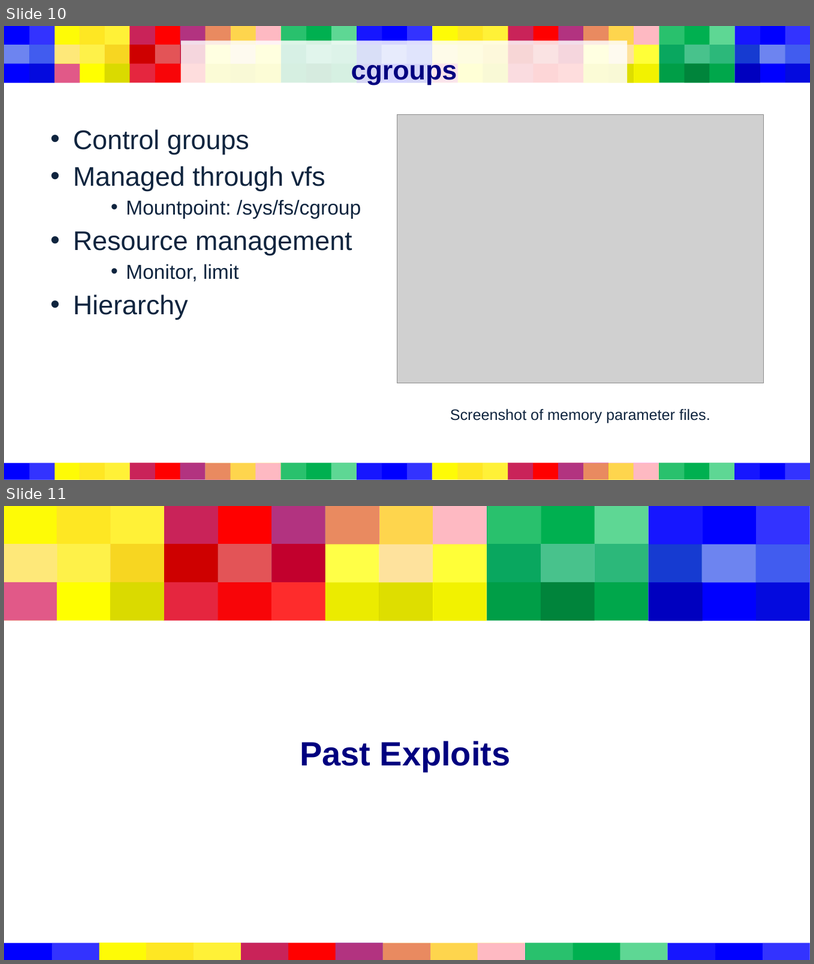
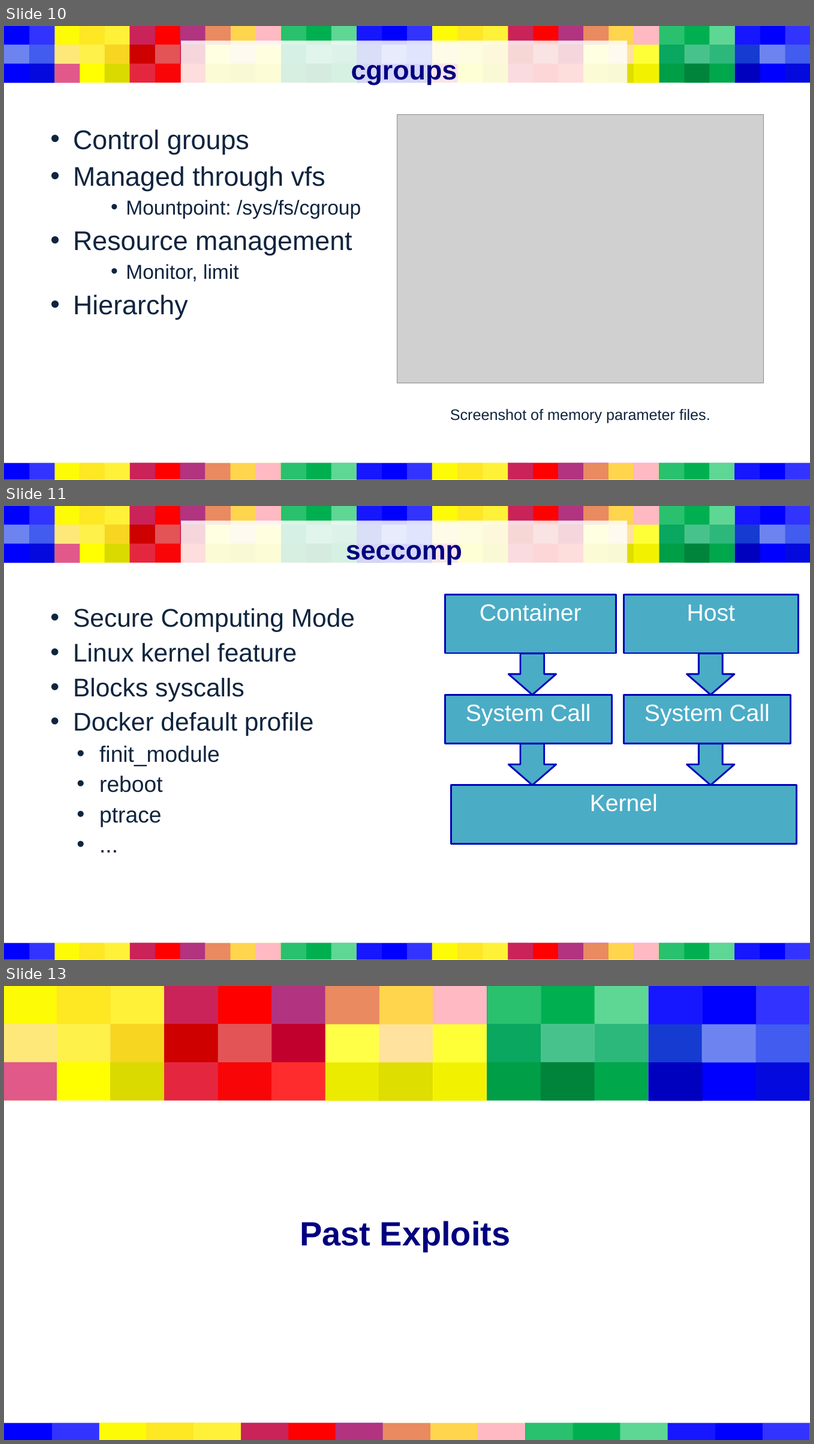
Before and after one commit to davunt01/CSaN-Container-Security, a slide deck: Presentation1.pptx. Shown one above the other, each under a label of ours: slides 10 and 11 before the commit, slides 10, 11 and 13 after it; the slides between them are not shown. The pictures are 814x964 and 814x1444 pixels, drawn with LibreOffice and Linux fonts; fonts in the diff are those of the drawing; grey boxes stand for pictures. Boxes give left, top, right and bottom in pixels: in the first picture for what was removed or moved away, otherwise in the second. Text is boxed around its words. In the diff, an @@ line names an element or a change of style, - is before the commit and + after.

Commit message:
add seccomp examples & slides

```diff
--- a/Presentation1.pptx
+++ b/Presentation1.pptx
@@ slide 11 added at box(4, 506, 810, 960), background #FFFFFF; not listed: 131 template elements that a slide beside it also shows @@
@@ title added at box(181, 520, 628, 577), fill #FFFFFF at 84% opacity, 32 pt, text #00007F, bold @@
+seccomp
@@ rectangle added at box(445, 594, 616, 653), fill #4BACC6, outline #0000BD 2 pt, 28 pt, text #FFFFFF @@
+Container
@@ rectangle added at box(624, 594, 799, 653), fill #4BACC6, outline #0000BD 2 pt, 28 pt, text #FFFFFF @@
+Host
@@ text added at box(73, 608, 355, 827), 30.4 pt, text #0F243E @@
+• Secure Computing Mode
+• Linux kernel feature
+• Blocks syscalls
+• Docker default profile
+  • finit_module
+  • reboot
+  • ptrace
+  • ...
@@ down arrow added at box(509, 653, 557, 694), fill #4BACC6, outline #0000BD 2 pt @@
@@ down arrow added at box(687, 653, 735, 694), fill #4BACC6, outline #0000BD 2 pt @@
@@ rectangle added at box(445, 695, 612, 744), fill #4BACC6, outline #0000BD 2 pt, 28 pt, text #FFFFFF @@
+System Call
@@ rectangle added at box(624, 695, 791, 744), fill #4BACC6, outline #0000BD 2 pt, 28 pt, text #FFFFFF @@
+System Call
@@ down arrow added at box(509, 744, 557, 785), fill #4BACC6, outline #0000BD 2 pt @@
@@ down arrow added at box(687, 744, 735, 785), fill #4BACC6, outline #0000BD 2 pt @@
@@ rectangle added at box(451, 785, 797, 844), fill #4BACC6, outline #0000BD 2 pt, 28 pt, text #FFFFFF @@
+Kernel
@@ what was slide 11 is now slide 13 @@
```
Also in this commit, not shown: 1 other slide added, 3 other files.
